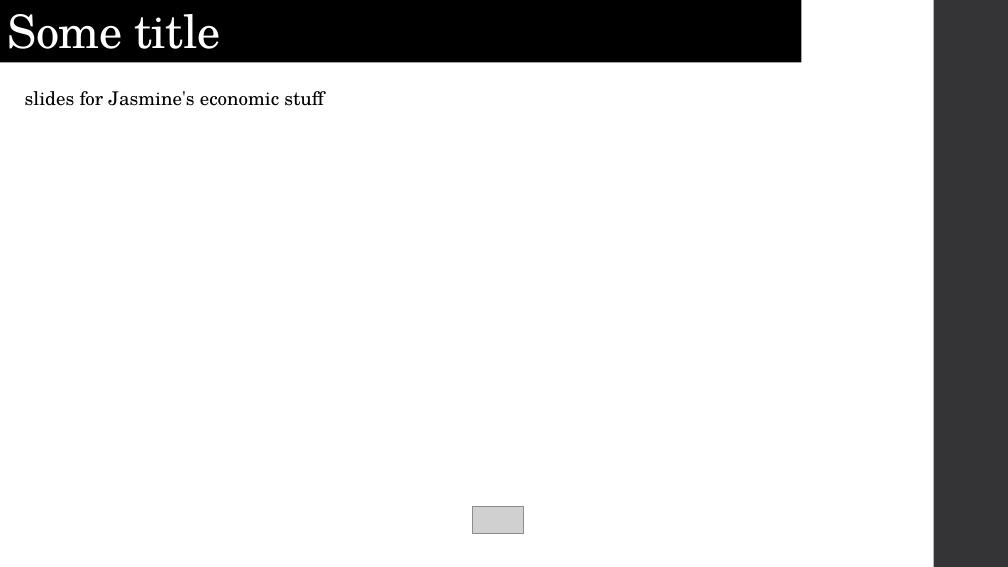
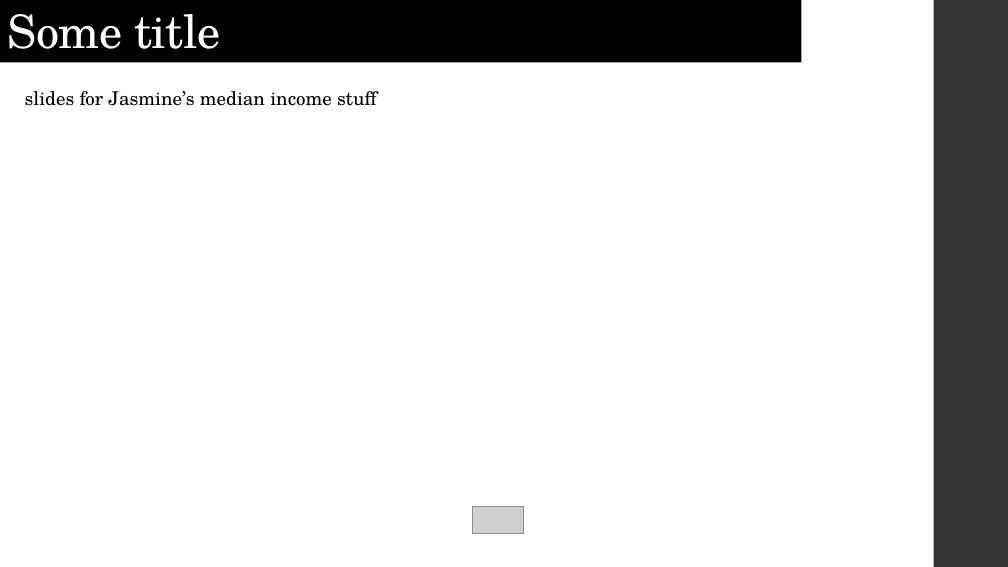
Before and after one commit to jasgarcia/NCGrowth, a slide deck: slide 9 of presentation/NC Growth.pptx. Drawn at 1008x567 pixels with LibreOffice and Linux fonts; fonts in the diff are those of the drawing; grey boxes stand for pictures. Boxes give left, top, right and bottom in pixels: in the first picture for what was removed or moved away, otherwise in the second. Text is boxed around its words. In the diff, an @@ line names an element or a change of style, - is before the commit and + after.

```diff
--- a/presentation/NC Growth.pptx
+++ b/presentation/NC Growth.pptx
@@ text at box(25, 91, 376, 106): text changed @@
-slides for Jasmine's economic stuff
+slides for Jasmine’s median income stuff
```
Also in this commit, not shown: 2 other slides changed, 2 slides added, 1 slide removed, 7 other files.
